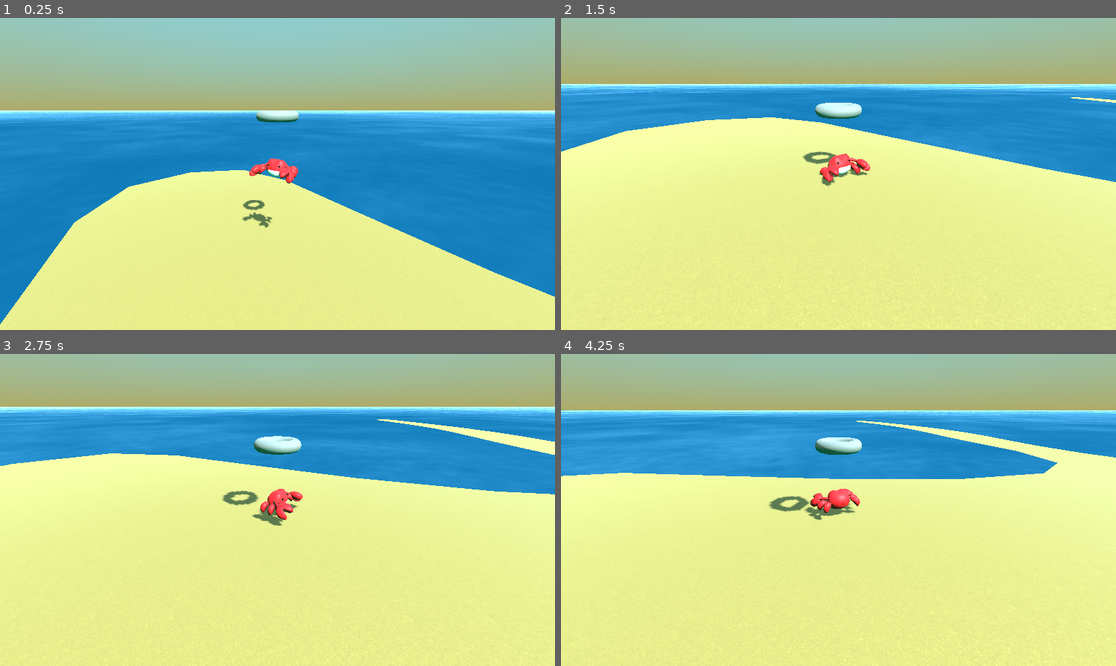
Above: before the commit, frames 1-4 (two rows, left to right).
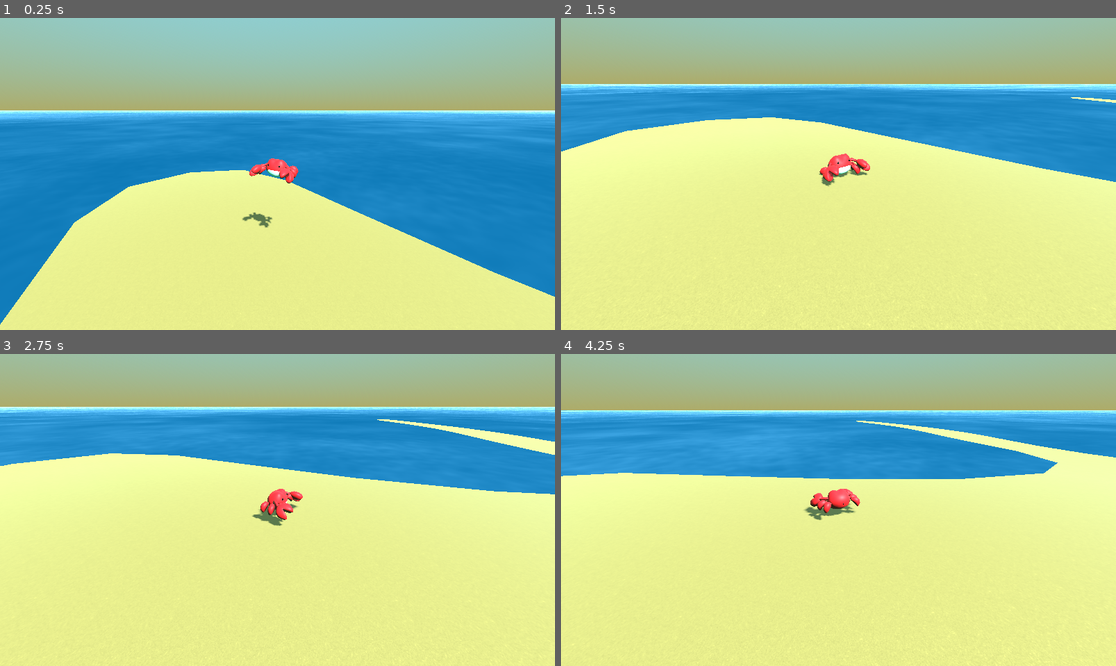
Above: after the commit, the same moments.

Repository: thebombshell/saba_crab
Game: Godot game, scene res://scenes/test_scene.tscn
Same seed, same stepped clock (60 frames per second), same inputs: the game is played once before the commit and once after it.
Inputs (mouse positions are in pixels of both pictures, inside the frame that each line leads up to):
- Up to frame 1 (0.25 s): no input
- Up to frame 2 (1.5 s): move the mouse to (960, 158) at 0.52 s; hold D (move_right) 0.53-1.28 s; tap E (grab) at 0.6 s; tap Space (jump) at 0.77 s; click (960, 158) at 0.8 s; move the mouse to (727, 189) at 1.27 s; hold S (move_down) from 1.28 s (still down); click (727, 189) at 1.35 s
- Up to frame 3 (2.75 s): tap Space (jump) at 1.52 s; tap E (grab) at 1.55, 2.1 s; move the mouse to (333, 441) at 2.02 s; release S (move_down) at 2.03 s; hold D (move_right) from 2.03 s (still down); click (333, 441) at 2.3 s
- Up to frame 4 (4.25 s): move the mouse to (810, 572) at 2.77 s; release D (move_right) at 2.78 s; hold W (move_up) 2.78-3.53 s; tap Down (look_down) at 2.85 s; tap Space (jump) at 3.02, 3.77 s; tap E (grab) at 3.05 s; move the mouse to (1005, 556) at 3.52 s; hold A (move_left) from 3.53 s (still down); tap Left (look_left) at 3.6 s; click (1005, 556) at 3.8 s

The runs differ from the first frame. In frame 1, 0.4% of the frame differs, in the area x 43-54%, y 29-62%; in frame 2, 0.5%; in frame 3, 0.6%; in frame 4, 0.7%, in the area x 37-55%, y 26-51%.

Commit message:
fix the crab ring and fill in a bunch of commenting

Diff:
--- a/actors/crab/crab.gd
+++ b/actors/crab/crab.gd
@@ -26,7 +26,6 @@
 @onready var push_area: Area3D = $PushArea;
 @onready var grab_area: Area3D = $GrabArea;
 @onready var crab: Node3D = $crab;
-@onready var debug_mesh: MeshInstance3D = $MeshInstance3D
 
 
 @export var acceleration: float = 5.0;
@@ -89,6 +88,14 @@
 
 func process_forces(t_delta: float) -> void:
 
+	# not so much a force, but it needs to go somewhere, this smooths out the
+	# up vector used when finding orientation, such that we align to the floor
+	# but not so perfectly that quick changes in orientation become jarring
+	if is_on_floor():
+		smoothed_up = smoothed_up.slerp(get_floor_normal(), t_delta * 4.0).normalized();
+	else:
+		smoothed_up = smoothed_up.slerp(Vector3.UP, t_delta * 4.0).normalized();
+
 	# handle gravity
 	velocity += get_gravity() * t_delta;
 
@@ -97,6 +104,9 @@
 		pow(velocity.length(), 2.0) * drag * t_delta);
 	velocity -= velocity * drag_power;
 
+	# character bodies in godot do not push objects they run in to, so I've
+	# given the crab a forcefield of sorts, that pushes objects which are very
+	# close, its not perfect pushing, but it'll do.
 	for body: PhysicsBody3D in push_area.get_overlapping_bodies():
 		if body == self || body is not RigidBody3D:
 			continue;
@@ -137,12 +147,24 @@
 
 func update_grabbed(t_delta: float):
 
+	# if we have not grabbed, then we check if we'd like to grab
 	if !is_instance_valid(grabbed):
 
 		if Input.is_action_just_pressed("grab"):
 			init_grab();
 		return;
 
+	# this is handling the position and rotation of grabbed objects to track
+	# with the claws properly.
+	# 1 handed grab is simple, we use the right claw attachment as a parent for
+	# the grabbed object, and we smooth away its position and rotation so it
+	# doesn't simply teleport into our claw the moment its picked up.
+	# 2 handed grab is wierd, we have 2 different bones, but not a single
+	# transform shared between them, and finding the exact transform between 2
+	# unrelated transforms isn't a simple lerp, because rotation and scale are
+	# both represented in the basis, and this makes things go wierd. So instead
+	# we're making a new basis from scratch, by slerping (a rotation lerp) the
+	# basis axes, and normalizing them, which removes the scaling.
 	grabbed_timer = clamp(grabbed_timer + t_delta * 4.0, 0.0, 1.0);
 	if grabbed.two_handed:
 		var left_transform = left_claw_attachment.get_global_transform_interpolated();
@@ -161,8 +183,18 @@
 		var target_rotation = grabbed.grab_rotation;
 		grabbed.position = grabbed.position.lerp(target_position, grabbed_timer);
 		grabbed.rotation = grabbed.rotation.slerp(target_rotation, grabbed_timer);
+
+	# sap away the linear and angular velocities because things go wierd if you
+	# let an object accumulate gravity or spin while its not active in the
+	# physics, it would in effect do whatever it wants when you try to throw it
 	grabbed.linear_velocity = grabbed.linear_velocity.lerp(Vector3.ZERO, t_delta * 10.0);
 	grabbed.angular_velocity = grabbed.angular_velocity.lerp(Vector3.ZERO, t_delta * 10.0);
+
+	# we seperate yeeting into init yeet, and yeet, because init yeet allows us
+	# to start the animation, then yeet lets us throw the object at the precise
+	# moment in the animation where you'd typically let go of a thing, it looks
+	# nicer. Also we've split yeet between ungrab and yeet, so we can put down
+	# objects harmlessly or yeet them with sufficient force.
 	if yeeting_timer < 0.0 && Input.is_action_just_pressed("yeet"):
 		init_yeet(10.0);
 	elif yeeting_timer < 0.0 && Input.is_action_just_pressed("grab"):
@@ -175,6 +207,8 @@
 
 func init_grab():
 
+	# if we're allowed to grab, we will check the grab area for overlapping
+	# grabbable objects, the first valid one will initiate a grab animation.
 	if is_instance_valid(grabbed) || grab_start_timer >= 0.0:
 		return;
 
@@ -190,6 +224,10 @@
 
 func grab(t_actor: GrabbableActor):
 
+	# we've now hit the moment in the animation where truly grabbing the object
+	# is appropriate, and so we set the animation variables, store the grabbed
+	# object, turn off its regular physics layer, and if single handed, we
+	# handle the reparenting
 	grabbed = t_actor;
 	animation_tree.set(ANIM_PARAMS_IS_YEETING, false);
 	animation_tree.set(ANIM_PARAMS_HAS_GRABBED, true);
@@ -216,6 +254,7 @@
 
 func init_yeet(t_power: float):
 
+	# set the animation variables for a yeet, and store the power of it
 	animation_tree.set(ANIM_PARAMS_IS_GRABBING_ONE, false);
 	animation_tree.set(ANIM_PARAMS_IS_GRABBING_TWO, false);
 	animation_tree.set(ANIM_PARAMS_IS_YEETING, true);
@@ -225,6 +264,11 @@
 
 func yeet():
 
+	# we've hit the point in the animation where a yeet should occur, so we do
+	# unparenting the object, finding the direction to yeet it, teleport it a
+	# little bit so we aren't suddenly activating a physics objects in our own
+	# skull, and finally applying the yeet impulse and clearing our grabbed
+	# object storage
 	grabbed.reparent(get_parent_node_3d());
 	var dir = (grabbed.global_position -
 		(global_position + get_global_transform_interpolated().basis.z * 10.0)).normalized();
@@ -239,13 +283,6 @@
 
 	if !is_instance_valid(camera):
 		return;
-
-	if is_on_floor():
-		smoothed_up = smoothed_up.slerp(get_floor_normal(), t_delta * 4.0).normalized();
-	else:
-		smoothed_up = smoothed_up.slerp(Vector3.UP, t_delta * 4.0).normalized();
-
-	debug_mesh.global_position = global_position + smoothed_up * 3.0;
 
 	# set animation params
 	animation_tree.set(ANIM_PARAMS_IS_ON_GROUND, is_on_floor());
--- a/actors/crab/crab.tscn
+++ b/actors/crab/crab.tscn
@@ -238,8 +238,6 @@
 [sub_resource type="SphereShape3D" id="SphereShape3D_fc1xm"]
 radius = 0.65
 
-[sub_resource type="TorusMesh" id="TorusMesh_ieb0f"]
-
 [node name="Crab" type="CharacterBody3D"]
 axis_lock_angular_x = true
 axis_lock_angular_y = true
@@ -270,7 +268,7 @@
 transform = Transform3D(-0.3, 0, -2.62268e-08, 0, 0.3, 0, 2.62268e-08, 0, -0.3, 0, 0, 0)
 
 [node name="Skeleton3D" parent="crab/CrabSkeleton" index="0"]
-bones/1/position = Vector3(-1.19209e-07, 0.5, 1.67433)
+bones/1/position = Vector3(-1.19209e-07, 0.5, 1.69865)
 bones/1/rotation = Quaternion(-0.130526, -2.89826e-17, -2.0858e-25, 0.991445)
 bones/2/rotation = Quaternion(-6.90808e-06, -0.000124581, 0.623034, 0.782195)
 bones/3/rotation = Quaternion(-0.000111663, 1.67086e-08, -0.470701, 0.882293)
@@ -284,38 +282,38 @@
 bones/9/rotation = Quaternion(0.0279933, 0.376673, -0.116826, 0.918523)
 bones/10/rotation = Quaternion(4.39567e-05, -3.68163e-06, -0.212165, 0.977234)
 bones/11/rotation = Quaternion(-4.39295e-05, -3.67429e-06, 0.212164, 0.977234)
-bones/12/rotation = Quaternion(0.221808, 0.0571684, 0.218704, 0.948526)
-bones/13/rotation = Quaternion(-0.378015, 0.0470962, 0.210897, 0.900227)
-bones/14/rotation = Quaternion(-0.489988, 0.013466, 0.0484888, 0.870275)
-bones/15/rotation = Quaternion(-0.087704, -0.35361, 0.881754, 0.299631)
-bones/16/rotation = Quaternion(-0.00560129, 0.00450449, -0.00396962, 0.999966)
-bones/17/rotation = Quaternion(0.00406301, 0.00828185, 0.00360059, 0.999951)
-bones/18/rotation = Quaternion(0.0149855, -0.0310732, -0.316236, 0.948053)
-bones/19/rotation = Quaternion(-0.434877, -0.0699345, -0.260275, 0.859214)
-bones/20/rotation = Quaternion(-0.472833, -0.0223326, -0.0802872, 0.877203)
-bones/21/rotation = Quaternion(-0.0176804, -0.141549, 0.933024, -0.33033)
-bones/22/rotation = Quaternion(-0.367761, 0.0310152, 0.12927, 0.920369)
-bones/23/rotation = Quaternion(-0.339141, 0.00722845, 0.0245741, 0.940387)
-bones/24/rotation = Quaternion(0.0415003, -0.11955, 0.650481, 0.748906)
-bones/25/rotation = Quaternion(-0.282694, -0.0298567, -0.00930638, 0.9587)
-bones/26/rotation = Quaternion(-0.324377, -0.00975706, -0.0309147, 0.945372)
-bones/27/rotation = Quaternion(0.125723, 0.0022527, -0.680442, 0.721933)
-bones/28/rotation = Quaternion(-0.349751, 0.0123738, -0.0162036, 0.936621)
-bones/29/rotation = Quaternion(-0.447939, 0.00390265, 0.0177561, 0.893879)
-bones/30/position = Vector3(-2.40619, 1.7127, 0.612794)
-bones/31/position = Vector3(2.40619, 0.57604, 0.239684)
-bones/32/position = Vector3(-2.86494, 0.84634, 0.0124217)
-bones/33/position = Vector3(2.86494, 0.555358, 0.395389)
-bones/34/position = Vector3(-2.40619, -1.67989, 0.137049)
-bones/35/position = Vector3(2.40619, -0.622127, 0.0124217)
+bones/12/rotation = Quaternion(0.140163, 0.00657852, 0.236082, 0.961549)
+bones/13/rotation = Quaternion(-0.322177, 0.0277043, 0.169654, 0.930942)
+bones/14/rotation = Quaternion(-0.400023, 0.00491068, 0.0176268, 0.916322)
+bones/15/rotation = Quaternion(-0.0476152, -0.217962, 0.930224, 0.291391)
+bones/16/rotation = Quaternion(-0.154517, 0.000504793, -0.0483139, 0.986808)
+bones/17/rotation = Quaternion(-0.116779, 0.00589547, 0.0179238, 0.992979)
+bones/18/rotation = Quaternion(0.108167, -0.0688465, -0.278329, 0.951889)
+bones/19/rotation = Quaternion(-0.450376, -0.077654, -0.273349, 0.846411)
+bones/20/rotation = Quaternion(-0.524241, -0.0259554, -0.0946147, 0.845899)
+bones/21/rotation = Quaternion(0.0224967, -0.193233, 0.929423, -0.313572)
+bones/22/rotation = Quaternion(-0.2665, 0.0127792, 0.0865234, 0.959858)
+bones/23/rotation = Quaternion(-0.22705, -0.000142902, -0.000622824, 0.973883)
+bones/24/rotation = Quaternion(-0.00241459, -0.102274, 0.693693, 0.712969)
+bones/25/rotation = Quaternion(-0.283388, -0.00225171, 0.0315779, 0.958483)
+bones/26/rotation = Quaternion(-0.319853, -0.00179218, -0.00634575, 0.947444)
+bones/27/rotation = Quaternion(0.0940857, 0.0792674, -0.64875, 0.750991)
+bones/28/rotation = Quaternion(-0.30943, 0.0354034, 0.0151686, 0.950142)
+bones/29/rotation = Quaternion(-0.375675, 0.011283, 0.0364736, 0.925965)
+bones/30/position = Vector3(-2.40619, 1.90816, 0.334262)
+bones/31/position = Vector3(2.40619, 0.803536, 0.5176)
+bones/32/position = Vector3(-2.86494, 0.253767, 0.0124217)
+bones/33/position = Vector3(2.86494, 0.946571, 0.218732)
+bones/34/position = Vector3(-2.40619, -1.62467, 0.289793)
+bones/35/position = Vector3(2.40619, -1.11989, 0.0124217)
 
 [node name="LeftClawAttachment" type="BoneAttachment3D" parent="crab/CrabSkeleton/Skeleton3D" index="1"]
-transform = Transform3D(-0.688938, 0.235704, 0.685426, 0.624618, -0.286687, 0.726404, 0.367719, 0.928576, 0.0502851, 2.63418, 2.04693, 1.54767)
+transform = Transform3D(-0.688938, 0.235704, 0.685426, 0.624618, -0.286687, 0.726404, 0.367719, 0.928576, 0.0502851, 2.63418, 2.07125, 1.54767)
 bone_name = "Claw.L"
 bone_idx = 6
 
 [node name="RightClawAttachment" type="BoneAttachment3D" parent="crab/CrabSkeleton/Skeleton3D" index="2"]
-transform = Transform3D(-0.688938, -0.235704, -0.685426, -0.624618, -0.286687, 0.726404, -0.367719, 0.928576, 0.050285, -2.63418, 2.04693, 1.54767)
+transform = Transform3D(-0.688938, -0.235704, -0.685426, -0.624618, -0.286687, 0.726404, -0.367719, 0.928576, 0.050285, -2.63418, 2.07125, 1.54767)
 bone_name = "Claw.R"
 bone_idx = 9
 
@@ -334,7 +332,4 @@
 transform = Transform3D(1, 0, 0, 0, 1, 0, 0, 0, 1, 0, 0.6, 0)
 shape = SubResource("SphereShape3D_fc1xm")
 
-[node name="MeshInstance3D" type="MeshInstance3D" parent="."]
-mesh = SubResource("TorusMesh_ieb0f")
-
 [editable path="crab"]
--- a/actors/follow_camera/follow_camera.gd
+++ b/actors/follow_camera/follow_camera.gd
@@ -13,6 +13,11 @@
 
 func process_looking(t_delta: float):
 
+	# input is simply moving the camera based on its up and right vectors,
+	# due to the following behaviour correcting for up and down though, we'll
+	# not get much use out of up, though we can certainly give this a play later
+	# if it becomes relevant to gameplay
+
 	var up = get_global_transform_interpolated().basis.y;
 	var right = get_global_transform_interpolated().basis.x;
 	global_position += up * Input.get_axis("look_down", "look_up") * look_strength * t_delta;
@@ -25,12 +30,20 @@
 	if !is_instance_valid(follow_target):
 		return;
 
-	var target_up =Vector3.UP# Vector3.UP * follow_target.global_basis;
+	var target_up = Vector3.UP;
 	var difference = follow_target.global_position - global_position;
 	var distance = difference.length();
 	var direction = difference / distance;
 
-	global_position = global_position.lerp(follow_target.global_position - direction * follow_distance, t_delta * follow_strength);
+	# smoothly moves the camera to an ideal distance from the following target
+	var target_position = follow_target.global_position - direction * follow_distance;
+	global_position = global_position.lerp(target_position, t_delta * follow_strength);
+
+	# smoothly moves the camera to an ideal height from the following target,
+	# this is important for both stopping the camera from staring down from
+	# useless angles, and for keeping track of our movements vertically which
+	# are much less forgiving of a smooth camera than simply being a speedy
+	# crab
 	var height = global_position.dot(target_up);
 	var target_height = follow_target.global_position.dot(target_up);
 	global_position -= target_up * height;
--- a/actors/follow_camera/water.gd
+++ b/actors/follow_camera/water.gd
@@ -3,6 +3,16 @@
 const WATER_NOISE_TEXTURE = preload("res://shaders/water/water_noise_texture.png");
 
 static var current : Water = null;
+
+# I will not be documenting this beyond here, I wrote this for another project
+# called slappy's reef, it was my ludum dare 57 entry and I've only pulled it
+# from that repository and stripped out some features we don't need.
+#
+# If you want more info on it, a short version, is this is a raymarch shader
+# which after many hours of tweaking after the game jam, I managed to make work
+# well enough to have a smooth transition between displaying above water and
+# below worder. I like it, it can probably be improved, but it'll serve our
+# purposes here for sure.
 
 var noise_map : Image = WATER_NOISE_TEXTURE.get_image();
 var effect_image : Image = null;
--- a/actors/props/grabbable.gd
+++ b/actors/props/grabbable.gd
@@ -1,4 +1,7 @@
 class_name GrabbableActor extends RigidBody3D
+
+# the tl;dr? this is a very simple set of information so we can tweak how the
+# crab holds objects
 
 @export var grab_point: Vector3 = Vector3.ZERO;
 @export var grab_rotation: Vector3 = Vector3.ZERO;
Not shown: 1 places in actors/crab/crab.tscn that only renumber resources
